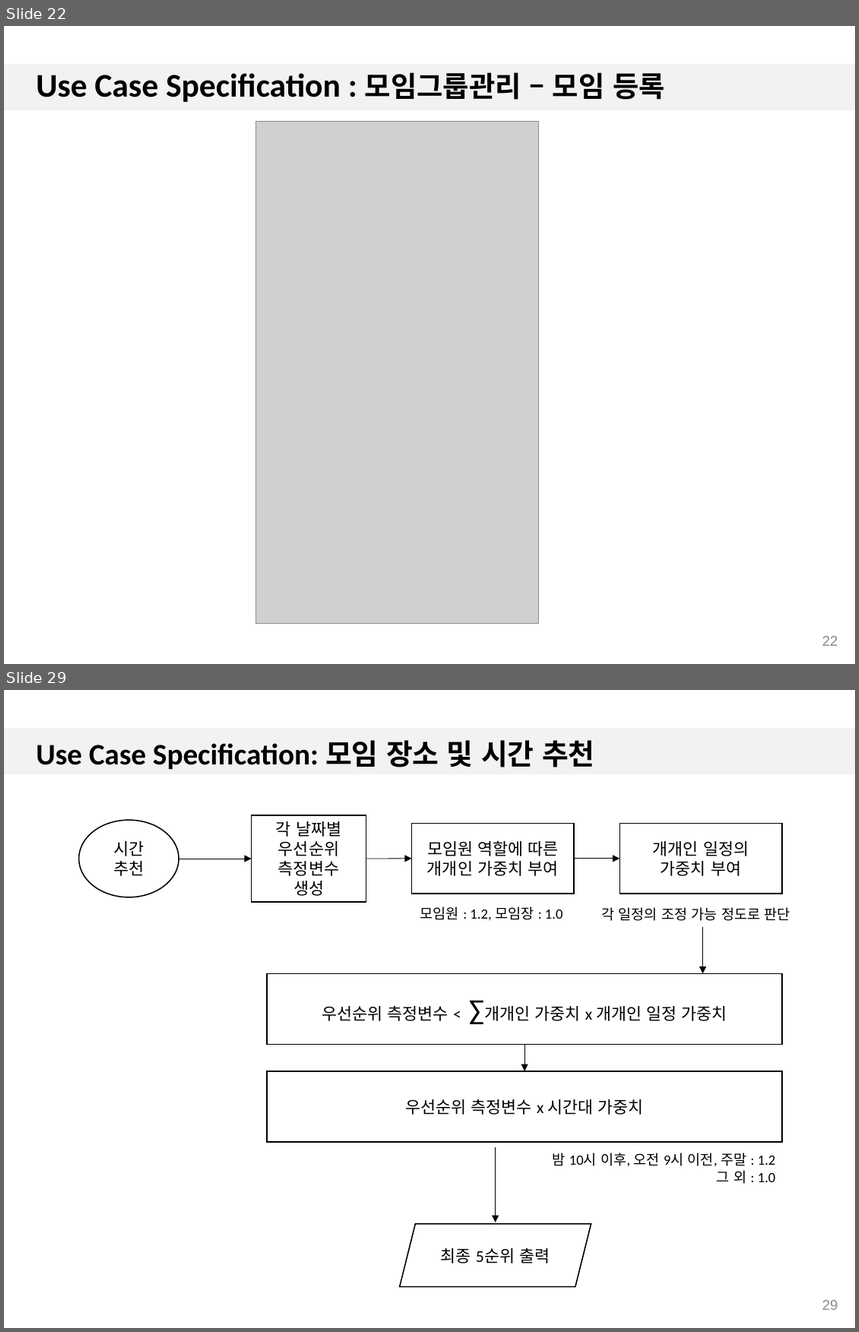
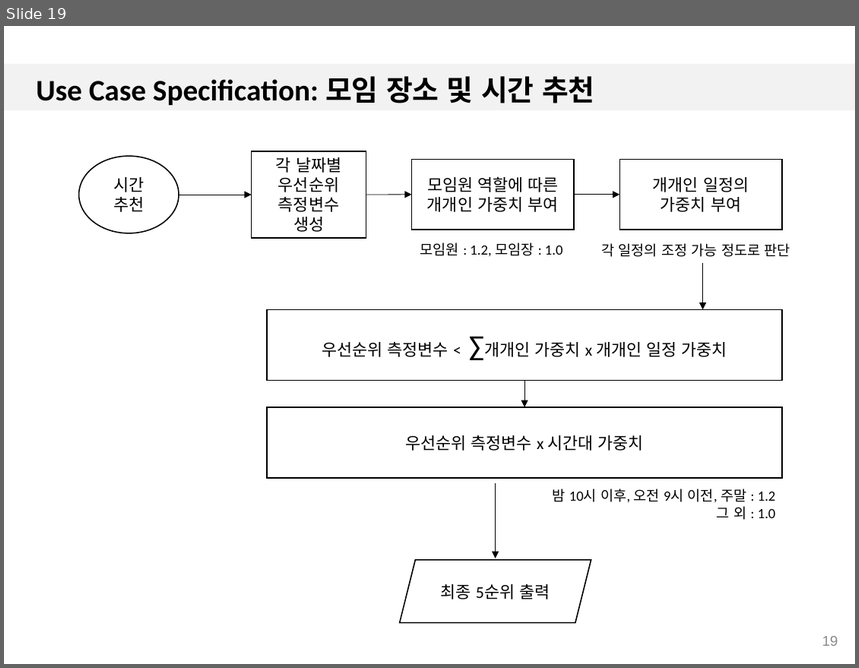
Before and after one commit to 7hong13/FillingGood, a slide deck: SRS/1.3/4팀_일정추천앱_UC_Spec_1.3.pptx. Shown one above the other, each under a label of ours: slides 22 and 29 before the commit, slide 19 after it; the slides between them are not shown. The pictures are 859x1332 and 859x668 pixels, drawn with LibreOffice and Linux fonts; fonts in the diff are those of the drawing; grey boxes stand for pictures; background and template pictures are left out. Boxes give left, top, right and bottom in pixels: in the first picture for what was removed or moved away, otherwise in the second. Text is boxed around its words. In the diff, an @@ line names an element or a change of style, - is before the commit and + after.

```diff
--- a/SRS/1.3/4팀_일정추천앱_UC_Spec_1.3.pptx
+++ b/SRS/1.3/4팀_일정추천앱_UC_Spec_1.3.pptx
@@ slide 22 removed at [4, 26, 855, 664], background #FFFFFF; not listed: 1 template element that a slide beside it also shows @@
@@ title removed at [36, 72, 665, 102] @@
-Use Case Specification : 모임그룹관리 – 모임 등록
@@ picture removed at [256, 121, 538, 624] @@
@@ page number removed at [823, 636, 838, 646] @@
-22
@@ what was slide 29 is now slide 19 @@
@@ page number at [823, 636, 838, 646]: text changed @@
-29
+19
```
Also in this commit, not shown: 26 slides changed, 14 other slides removed.
